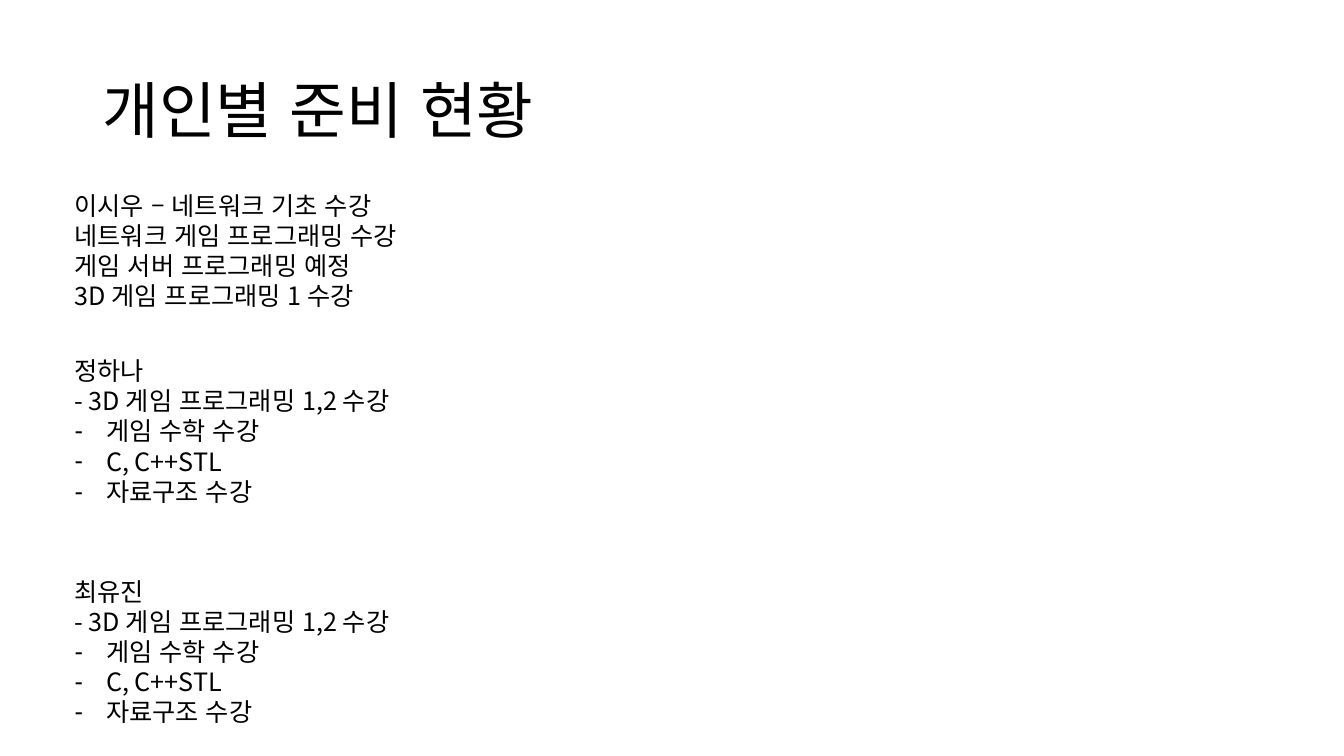
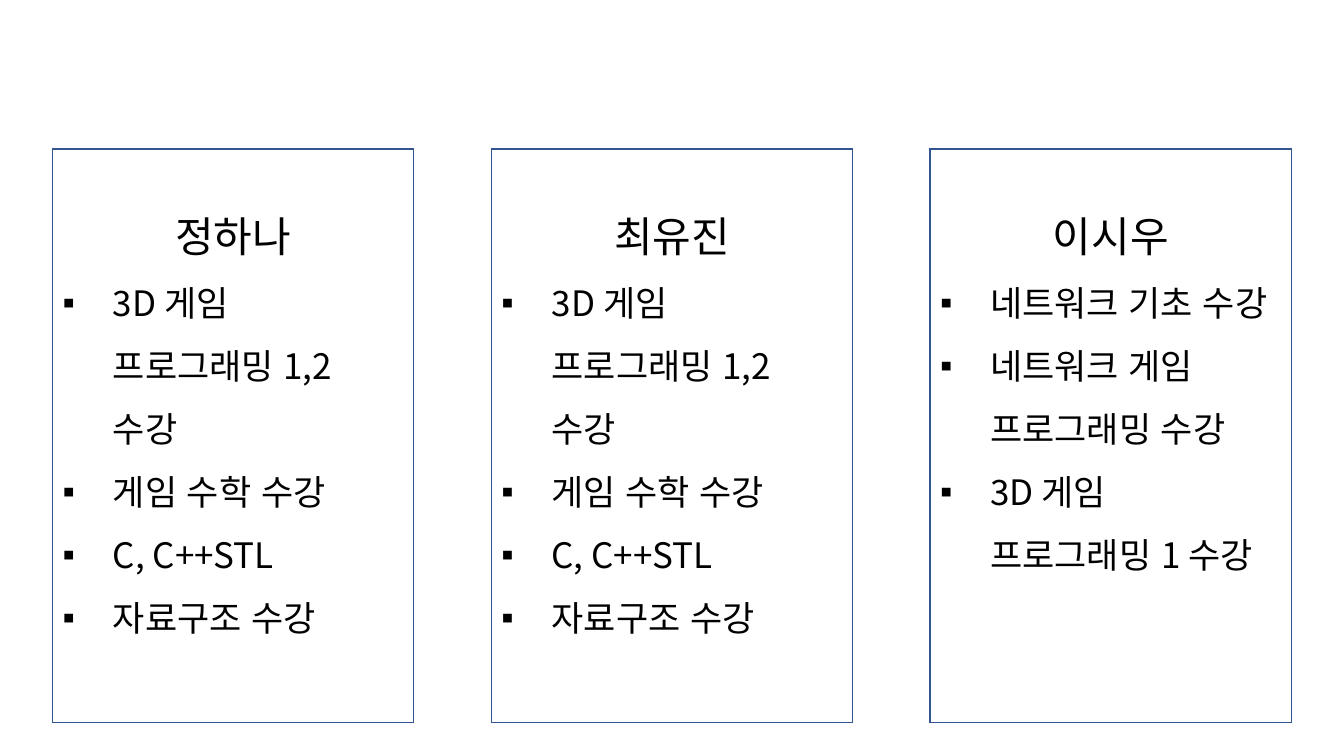
Before and after one commit to Leesiw/StarGiant, a slide deck: slide 20 of 기획 자료/스타 자이언트.pptx (slide 18 before the commit). Drawn at 1344x756 pixels with LibreOffice and Linux fonts; fonts in the diff are those of the drawing; background and template pictures are left out. Boxes give left, top, right and bottom in pixels: in the first picture for what was removed or moved away, otherwise in the second. Text is boxed around its words. In the diff, an @@ line names an element or a change of style, - is before the commit and + after.

```diff
--- a/기획 자료/스타 자이언트.pptx
+++ b/기획 자료/스타 자이언트.pptx
@@ text at bbox=[102, 81, 533, 138]: text changed; text colour #000000 to #FFFFFF @@
-개인별 준비 현황
+개인별 준비사항
@@ rectangle added at bbox=[52, 149, 413, 723], fill #FFFFFF, outline #325491 1 pt @@
@@ rectangle added at bbox=[492, 149, 853, 723], fill #FFFFFF, outline #325491 1 pt @@
@@ rectangle added at bbox=[931, 149, 1292, 723], fill #FFFFFF, outline #325491 1 pt @@
@@ text "정하나": place and size @@
-text "정하나" at bbox=[75, 359, 389, 503]
+text "정하나" at bbox=[113, 217, 332, 634]
@@ text "최유진": place and size @@
-text "최유진" at bbox=[75, 580, 389, 723]
+text "최유진" at bbox=[552, 217, 771, 634]
@@ text "이시우": place and size @@
-text "이시우" at bbox=[75, 194, 397, 307]
+text "이시우" at bbox=[990, 217, 1267, 571]
@@ text at bbox=[113, 217, 325, 634]: size 18 to 30 pt in "정하나"; size 18 to 25 pt in "게임 수학 수강", "C, C++STL", "자료구조 수강"; alignment left to centre; line spacing 1 to 1.5; bullet - to ▪ @@
@@ text at bbox=[552, 217, 764, 634]: size 18 to 30 pt in "최유진"; size 18 to 25 pt in "게임 수학 수강", "C, C++STL", "자료구조 수강"; alignment left to centre; line spacing 1 to 1.5; bullet - to ▪ @@
@@ text at bbox=[990, 217, 1267, 319]: text changed; size 18 to 25 pt @@
-이시우 – 네트워크 기초 수강
+이시우
+▪ 네트워크 기초 수강
@@ text at bbox=[75, 254, 350, 277]: paragraph removed @@
-게임 서버 프로그래밍 예정
@@ text at bbox=[552, 287, 771, 445]: text changed; size 18 to 25 pt @@
-- 3D 게임 프로그래밍 1,2 수강
+▪ 3D 게임
+  프로그래밍 1,2
+  수강
@@ text at bbox=[113, 350, 332, 445]: text changed; size 18 to 25 pt @@
-- 3D 게임 프로그래밍 1,2 수강
+▪ 3D 게임
+  프로그래밍 1,2
+  수강
@@ text at bbox=[990, 350, 1252, 571]: size 18 to 25 pt in "네트워크 게임 프로그래밍 수강", "3D 게임 프로그래밍 1 수강"; bullet none to ▪; line spacing 1 to 1.5 @@
```
Also in this commit, not shown: 10 other slides changed, 14 slides added, 9 slides removed, 1 other file.
